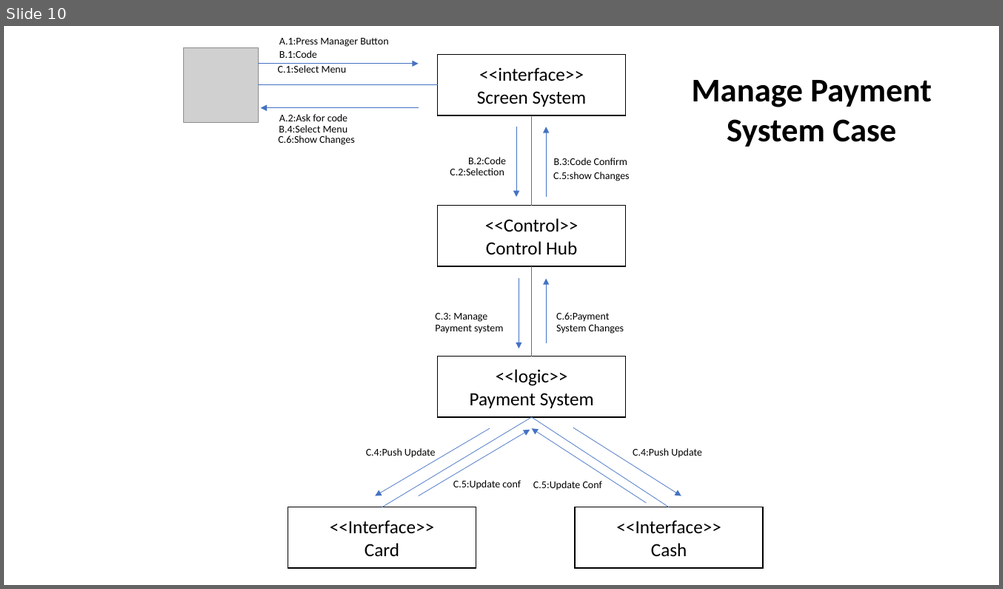
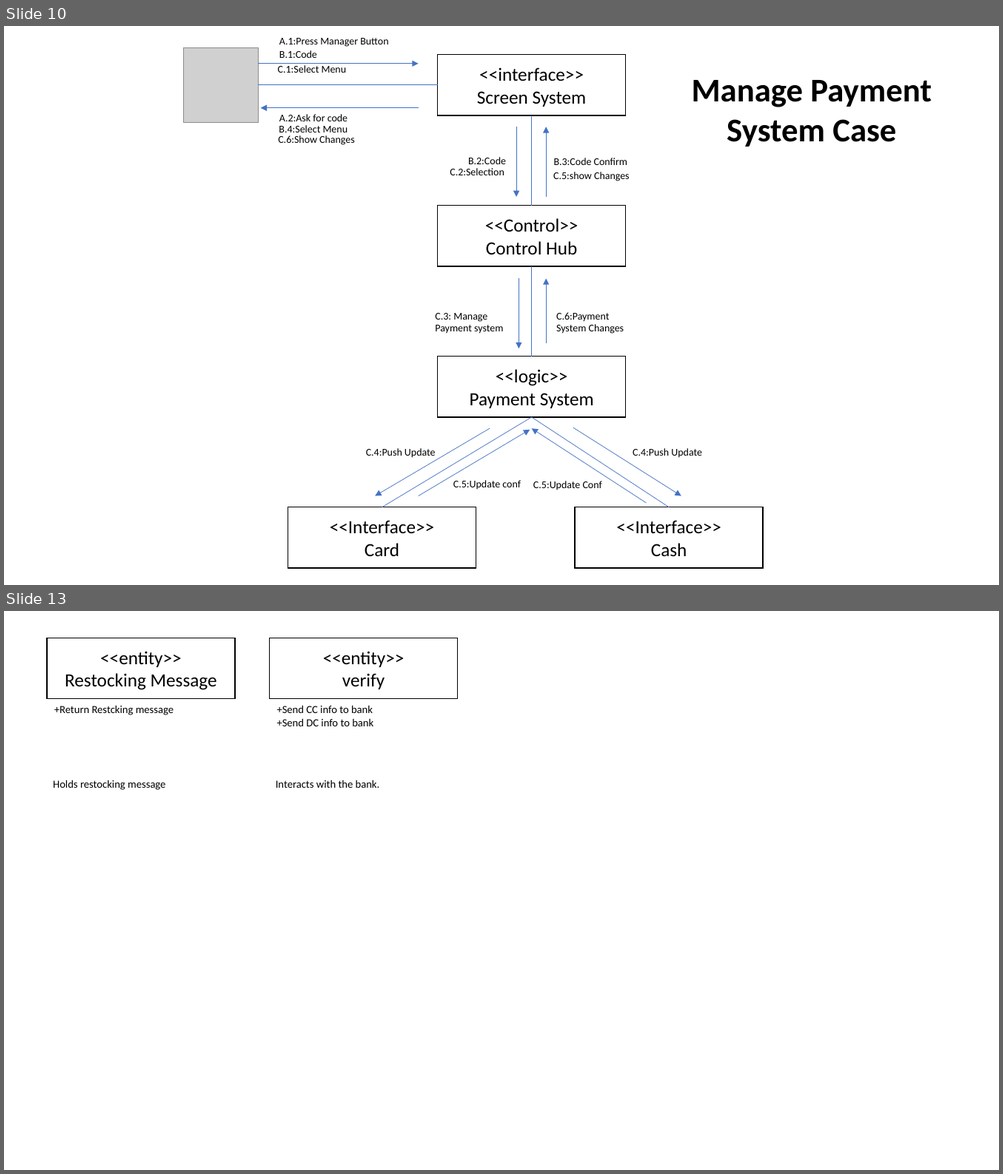
Before and after one commit to maw79/ExcServer, a slide deck: CSENG_PPT.pptx. Shown one above the other, each under a label of ours: slide 10 before the commit, slides 10 and 13 after it; the slides between them are not shown. The pictures are 1003x589 and 1003x1174 pixels, drawn with LibreOffice and Linux fonts; fonts in the diff are those of the drawing; grey boxes stand for pictures. Boxes give left, top, right and bottom in pixels: in the first picture for what was removed or moved away, otherwise in the second. Text is boxed around its words. In the diff, an @@ line names an element or a change of style, - is before the commit and + after.

```diff
--- a/CSENG_PPT.pptx
+++ b/CSENG_PPT.pptx
@@ slide 13 added at (4,611,999,1170), background #FFFFFF @@
@@ rectangle added at (47,638,236,699), fill #FFFFFF, outline #000000 1 pt, 18 pt, text #000000 @@
+<<entity>>
+Restocking Message
@@ rectangle added at (270,638,458,699), fill #FFFFFF, outline #000000 1 pt, 18 pt, text #000000 @@
+<<entity>>
+verify
@@ text added at (54,705,173,715), 10.5 pt, text #000000 @@
++Return Restcking message
@@ text added at (277,705,373,726), 10.5 pt, text #000000 @@
++Send CC info to bank
++Send DC info to bank
@@ text added at (53,780,165,790), 10.5 pt, text #000000 @@
+Holds restocking message
@@ text added at (276,780,380,788), 10.5 pt, text #000000 @@
+Interacts with the bank.
```
Also in this commit, not shown: 2 slides changed.
